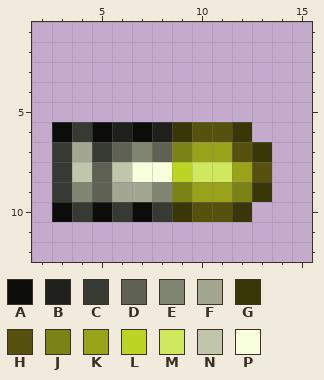
One commit to this pixel-art sprite: content/Entities/Resources/Ammo/resource.ammo_shell.flare.png. Above is the file before it was changed.
The file is 16x16 pixels. Shown: x 2..15, y 1..12.
Palette (. is transparent): A #0c0c0b  B #1f201c  C #373933  D #5f6154  E #808672  F #a3a690  G #393708  H #57510e  J #7b8317  K #98a21b  L #bcd424  M #d0e85d  N #c0c6ac  P #f7ffdd
After the commit:
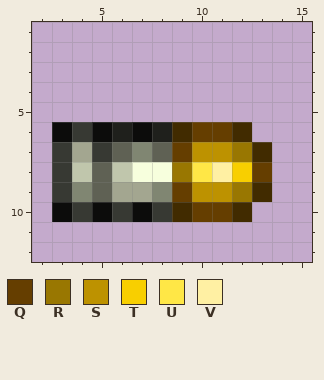
Colours new in this view: Q #653e00  R #997701  S #bd9200  T #f8cf00  U #ffe746  V #fff0a3
From old to new:
colour G: #393708 -> #412b00
y 6: x 10..11 HH -> QQ
y 7: x 9..12 JKKH -> QSSR
y 8: x 9..13 LMMKH -> RUVTQ
y 9: x 9..12 JKKJ -> QSSR
y 10: x 10..11 HH -> QQ
